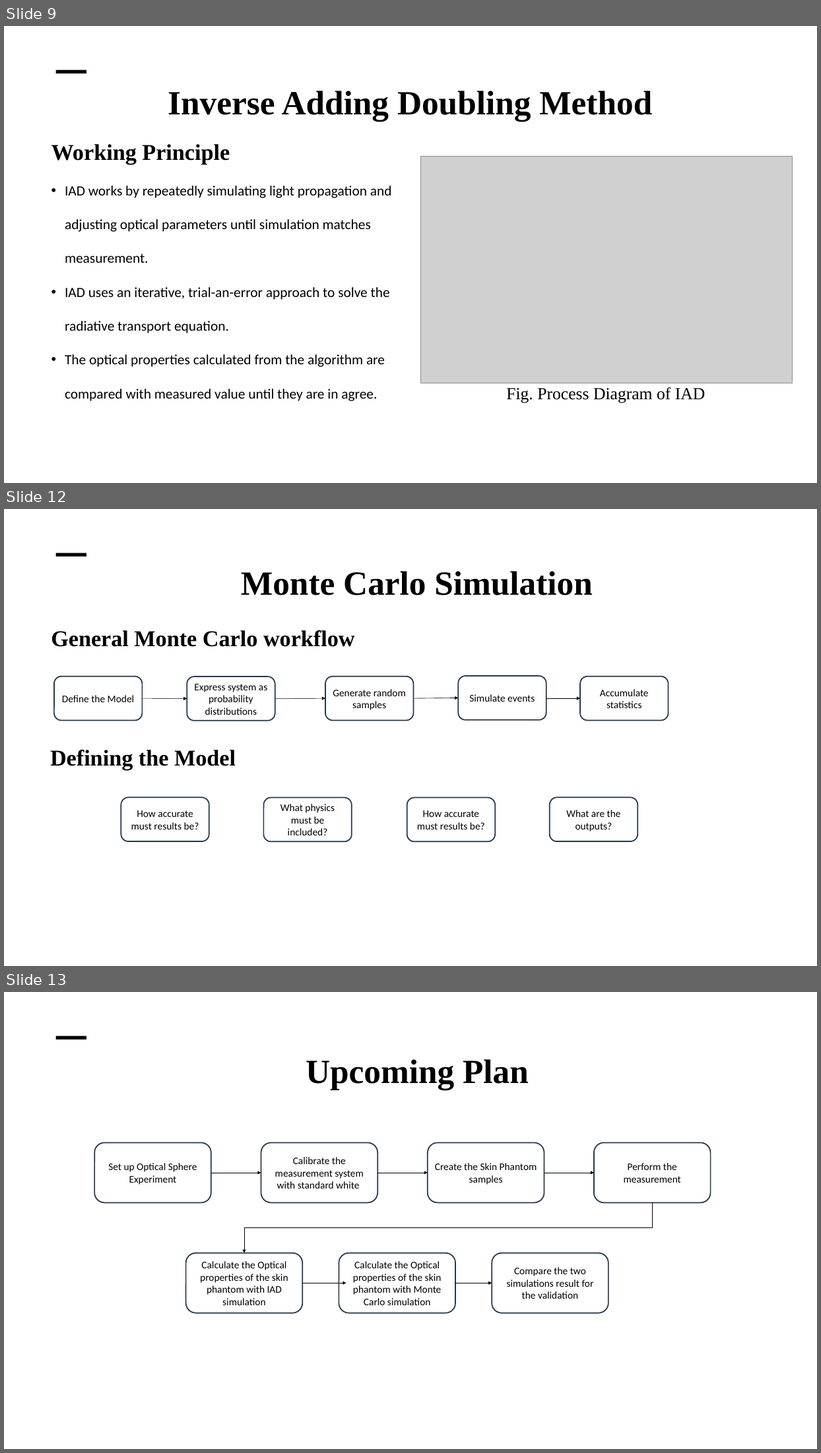
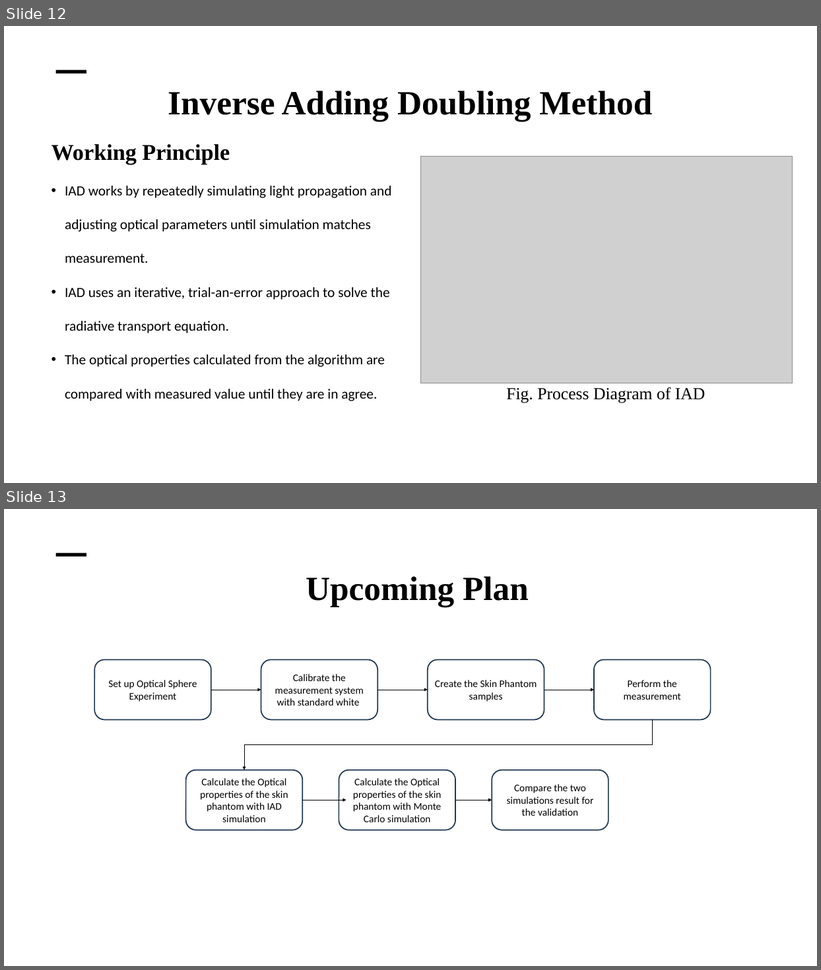
Before and after one commit to Thutazaw09/japan-data, a slide deck: Japan/Progress Presentation/Presentation 11.1 (Professor Anak).pptx. Shown one above the other, each under a label of ours: slides 9, 12 and 13 before the commit, slides 12 and 13 after it; the slides between them are not shown. The pictures are 821x1453 and 821x970 pixels, drawn with LibreOffice and Linux fonts; fonts in the diff are those of the drawing; grey boxes stand for pictures; background and template pictures are left out. Boxes give left, top, right and bottom in pixels: in the first picture for what was removed or moved away, otherwise in the second. Text is boxed around its words. In the diff, an @@ line names an element or a change of style, - is before the commit and + after.

```diff
--- a/Japan/Progress Presentation/Presentation 11.1 (Professor Anak).pptx
+++ b/Japan/Progress Presentation/Presentation 11.1 (Professor Anak).pptx
@@ slide 12 removed at (x1=4, y1=509, x2=817, y2=966), background picture (left out) @@
@@ line removed from (56, 555) to (86, 555) @@
@@ text removed at (x1=241, y1=571, x2=593, y2=595) @@
-  Monte Carlo Simulation
@@ text removed at (x1=51, y1=630, x2=355, y2=647) @@
-  General Monte Carlo workflow
@@ rounded rectangle removed at (x1=54, y1=677, x2=142, y2=720) @@
-Define the Model
@@ rounded rectangle removed at (x1=187, y1=677, x2=275, y2=720) @@
-Express system as probability distributions
@@ rounded rectangle removed at (x1=325, y1=677, x2=414, y2=720) @@
-Generate random samples
@@ rounded rectangle removed at (x1=458, y1=676, x2=547, y2=720) @@
-Simulate events
@@ rounded rectangle removed at (x1=580, y1=677, x2=669, y2=720) @@
-Accumulate statistics
@@ arrow removed from (142, 698) to (187, 699) @@
@@ arrow removed from (275, 699) to (325, 698) @@
@@ arrow removed from (413, 698) to (458, 698) @@
@@ arrow removed from (547, 698) to (580, 698) @@
@@ text removed at (x1=50, y1=750, x2=236, y2=770) @@
-  Defining the Model
@@ rounded rectangle removed at (x1=121, y1=797, x2=209, y2=842) @@
-How accurate must results be?
@@ rounded rectangle removed at (x1=264, y1=797, x2=352, y2=842) @@
-What physics must be included?
@@ rounded rectangle removed at (x1=407, y1=797, x2=495, y2=842) @@
-How accurate must results be?
@@ rounded rectangle removed at (x1=550, y1=797, x2=638, y2=842) @@
-What are the outputs?
@@ what was slide 9 is now slide 12 @@
```
Also in this commit, not shown: 2 slides changed, 5 slides added, 2 other slides removed, 44 other files.
